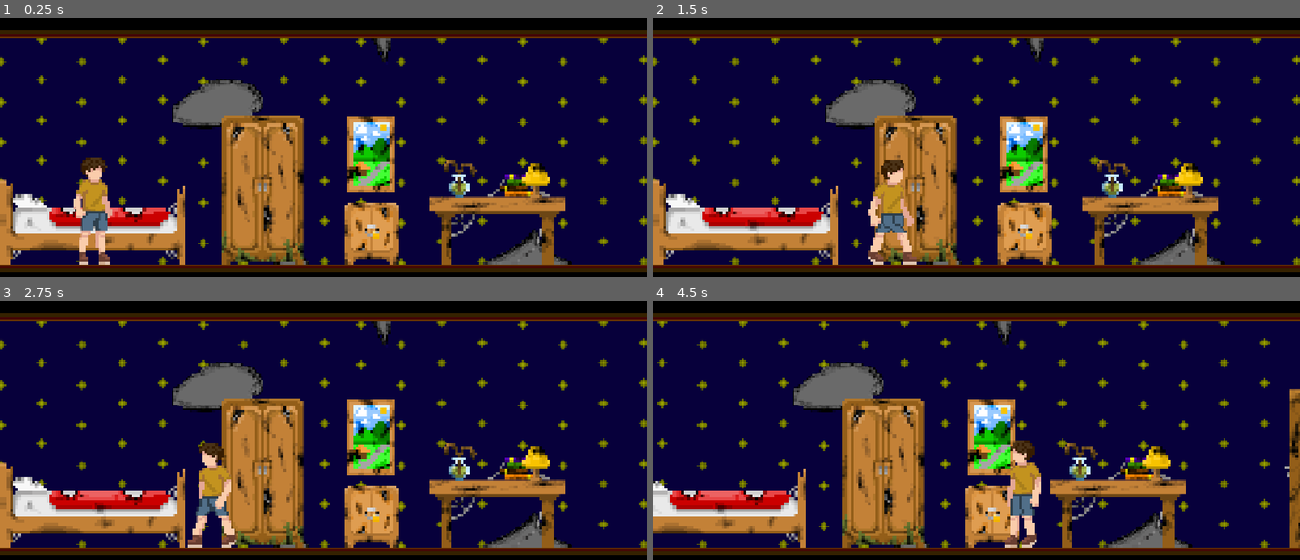
Above: before the commit, frames 1-4 (two rows, left to right).
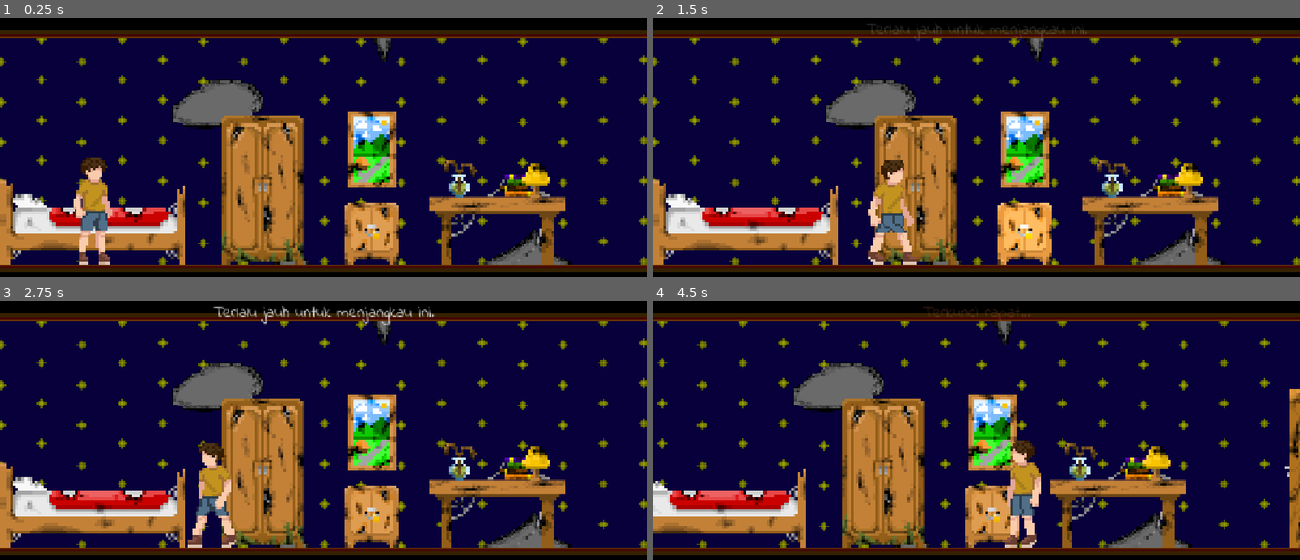
Above: after the commit, the same moments.

Repository: pandegedeanta/gimjam
Game: Godot game, scene res://scenes/area/bedroom.tscn
Same seed, same stepped clock (60 frames per second), same inputs: the game is played once before the commit and once after it.
Inputs (mouse positions are in pixels of both pictures, inside the frame that each line leads up to):
- Up to frame 1 (0.25 s): no input
- Up to frame 2 (1.5 s): tap Enter at 0.5 s; move the mouse to (1021, 155) at 0.52 s; hold Right (ui_right) from 0.53 s (still down); click (1021, 155) at 0.67 s; move the mouse to (1021, 232) at 1.27 s; click (1021, 232) at 1.42 s
- Up to frame 3 (2.75 s): move the mouse to (388, 365) at 2.02 s; release Right (ui_right) at 2.03 s; hold Left (ui_left) from 2.03 s (still down); click (388, 365) at 2.17 s
- Up to frame 4 (4.5 s): move the mouse to (944, 515) at 2.77 s; release Left (ui_left) at 2.78 s; hold Right (ui_right) 2.78-4.28 s; click (944, 515) at 2.92 s; move the mouse to (1170, 497) at 3.52 s; click (1170, 497) at 3.67 s; move the mouse to (1293, 469) at 4.27 s; hold Left (ui_left) from 4.28 s (still down); click (1293, 469) at 4.42 s

The runs differ from the first frame. In frame 1, 1.8% of the frame differs, in the area x 53-62%, y 36-68%; in frame 2, 3.7%, in the area x 33-67%, y 2-96%; in frame 3, 2.4%; in frame 4, 2.6%.

Commit message:
fix scenes bedroom
scenes bedroom sudah selesai, tinggal menambahkan beberapa interior yang diperlukan untuk dekorasi. selain itu juga memerlukan pengecekan terhadap beberapa bug bug kecil yang mungkin mengganggu jalannya permainan

Diff:
--- a/scenes/area/bedroom.tscn
+++ b/scenes/area/bedroom.tscn
@@ -7,6 +7,7 @@
 [ext_resource type="Script" uid="uid://bg4k8eccc8ppt" path="res://scripts/door.gd" id="4_a8uiq"]
 [ext_resource type="Script" uid="uid://dc8l7fgcxixjd" path="res://scripts/interactable_object.gd" id="5_lauwj"]
 [ext_resource type="Script" uid="uid://bq0op0ose0c4l" path="res://scripts/ui.gd" id="6_a8uiq"]
+[ext_resource type="FontFile" uid="uid://copw1ojxa4anc" path="res://assets/fonts/IndieFlower-Regular.ttf" id="8_genkd"]
 
 [sub_resource type="RectangleShape2D" id="RectangleShape2D_yqjtg"]
 size = Vector2(2922, 8)
@@ -26,6 +27,10 @@
 [sub_resource type="AtlasTexture" id="AtlasTexture_lauwj"]
 atlas = ExtResource("3_uxcuu")
 region = Rect2(1024, 3076, 1024, 1024)
+
+[sub_resource type="AtlasTexture" id="AtlasTexture_genkd"]
+atlas = ExtResource("3_uxcuu")
+region = Rect2(0, 4096, 1024, 1024)
 
 [node name="Bedroom" type="Node2D"]
 
@@ -108,44 +113,43 @@
 
 [node name="Interactables" type="Node2D" parent="."]
 
-[node name="Door" type="Area2D" parent="Interactables" node_paths=PackedStringArray("sprite", "laci")]
+[node name="Door" type="Area2D" parent="Interactables" node_paths=PackedStringArray("ui_node", "sprite")]
+position = Vector2(690, 48)
 scale = Vector2(0.34999996, 0.34999996)
 script = ExtResource("4_a8uiq")
+ui_node = NodePath("../../UI")
 sprite = NodePath("Sprite2D")
-laci = NodePath("../Drawer")
-koordinat_tutup = Rect2(2048, 2048, 1024, 1024)
 koordinat_buka = Rect2(3072, 2048, 1024, 1024)
 
 [node name="Sprite2D" type="Sprite2D" parent="Interactables/Door"]
-position = Vector2(1969.1436, 137.71423)
 texture = ExtResource("3_uxcuu")
 region_enabled = true
 region_rect = Rect2(2048, 2048, 1024, 1024)
 
 [node name="CollisionShape2D" type="CollisionShape2D" parent="Interactables/Door"]
-position = Vector2(1984.8572, 137.7142)
+position = Vector2(17.142944, 0)
 scale = Vector2(19.999994, 19.999994)
 shape = SubResource("RectangleShape2D_fxsp2")
 
 [node name="Painting" type="Area2D" parent="Interactables" node_paths=PackedStringArray("ui_node", "sprite")]
-position = Vector2(91, 144)
+position = Vector2(91, -48)
 scale = Vector2(0.35, 0.35)
 script = ExtResource("5_lauwj")
 ui_node = NodePath("../../UI")
 sprite = NodePath("Sprite2D")
-overlay_rect = Rect2(1024, 3072, 1024, 1024)
 region_closed = Rect2(0, 3072, 1024, 1024)
 region_open_full = Rect2(4096, 2048, 1024, 1024)
 region_open_empty = Rect2(5120, 2048, 1024, 1024)
+overlay_rect = Rect2(1024, 3072, 1024, 1024)
 
 [node name="Sprite2D" type="Sprite2D" parent="Interactables/Painting"]
-position = Vector2(17.142975, -445.7141)
+position = Vector2(19.999985, 77.14285)
 texture = ExtResource("3_uxcuu")
 region_enabled = true
 region_rect = Rect2(0, 3072, 1024, 1024)
 
 [node name="CollisionShape2D" type="CollisionShape2D" parent="Interactables/Painting"]
-position = Vector2(8.571472, -454.28558)
+position = Vector2(14.285714, 68.57141)
 scale = Vector2(19.999994, 19.999994)
 shape = SubResource("RectangleShape2D_a8uiq")
 
@@ -190,6 +194,8 @@
 [node name="UI" type="CanvasLayer" parent="."]
 process_mode = 3
 script = ExtResource("6_a8uiq")
+region_tutup = Rect2(0, 4096, 1024, 1024)
+region_buka = Rect2(1024, 4096, 1024, 1024)
 
 [node name="Dimmer" type="ColorRect" parent="UI"]
 anchors_preset = 15
@@ -197,80 +203,156 @@
 anchor_bottom = 1.0
 grow_horizontal = 2
 grow_vertical = 2
-mouse_filter = 2
 color = Color(0, 0, 0, 0.6)
 
-[node name="ItemDisplay" type="TextureRect" parent="UI"]
+[node name="Layer_Overlay" type="Control" parent="UI"]
+layout_mode = 3
+anchors_preset = 15
+anchor_right = 1.0
+anchor_bottom = 1.0
+grow_horizontal = 2
+grow_vertical = 2
+
+[node name="ItemDisplay" type="TextureRect" parent="UI/Layer_Overlay"]
 custom_minimum_size = Vector2(315.8, 315.8)
+layout_mode = 1
 anchors_preset = 8
 anchor_left = 0.5
 anchor_top = 0.5
 anchor_right = 0.5
 anchor_bottom = 0.5
-offset_left = -157.9
-offset_top = -157.9
-offset_right = 157.9
-offset_bottom = 157.9
-grow_horizontal = 2
-grow_vertical = 2
-mouse_filter = 2
+offset_left = -157.90002
+offset_top = -157.90002
+offset_right = 157.90002
+offset_bottom = 157.90002
+grow_horizontal = 2
+grow_vertical = 2
+mouse_filter = 0
 texture = SubResource("AtlasTexture_lauwj")
 expand_mode = 1
 stretch_mode = 5
 
-[node name="CodeInput" type="Control" parent="UI"]
-layout_mode = 3
-anchors_preset = 15
-anchor_right = 1.0
-anchor_bottom = 1.0
-grow_horizontal = 2
-grow_vertical = 2
-
-[node name="Background" type="ColorRect" parent="UI/CodeInput"]
-custom_minimum_size = Vector2(400, 150)
-layout_mode = 1
-anchors_preset = 8
-anchor_left = 0.5
-anchor_top = 0.5
-anchor_right = 0.5
-anchor_bottom = 0.5
-offset_left = -20.0
-offset_top = -20.0
-offset_right = 20.0
-offset_bottom = 20.0
-grow_horizontal = 2
-grow_vertical = 2
-color = Color(0.15127608, 0.15127608, 0.15127608, 1)
-
-[node name="LineEdit" type="LineEdit" parent="UI/CodeInput/Background"]
+[node name="CodeInput" type="Control" parent="UI/Layer_Overlay"]
 layout_mode = 1
 anchors_preset = 15
 anchor_right = 1.0
 anchor_bottom = 1.0
 grow_horizontal = 2
 grow_vertical = 2
-theme_override_colors/font_color = Color(1, 1, 1, 1)
-theme_override_font_sizes/font_size = 100
-placeholder_text = "####"
+
+[node name="TextureRect" type="TextureRect" parent="UI/Layer_Overlay/CodeInput"]
+layout_mode = 1
+anchors_preset = 8
+anchor_left = 0.5
+anchor_top = 0.5
+anchor_right = 0.5
+anchor_bottom = 0.5
+offset_left = -157.90002
+offset_top = -157.90002
+offset_right = 157.90002
+offset_bottom = 157.90002
+grow_horizontal = 2
+grow_vertical = 2
+texture = SubResource("AtlasTexture_genkd")
+expand_mode = 1
+stretch_mode = 5
+
+[node name="HBoxContainer" type="HBoxContainer" parent="UI/Layer_Overlay/CodeInput/TextureRect"]
+layout_mode = 1
+anchors_preset = 8
+anchor_left = 0.5
+anchor_top = 0.5
+anchor_right = 0.5
+anchor_bottom = 0.5
+offset_left = -96.00003
+offset_top = -5.899994
+offset_right = 95.99997
+offset_bottom = 58.100006
+grow_horizontal = 2
+grow_vertical = 2
+theme_override_constants/separation = 13
 alignment = 1
-max_length = 4
-
-[node name="EnterButton" type="Button" parent="UI/CodeInput/Background"]
-layout_mode = 1
+
+[node name="LineEdit1" type="LineEdit" parent="UI/Layer_Overlay/CodeInput/TextureRect/HBoxContainer"]
+layout_mode = 2
+theme_override_fonts/font = ExtResource("8_genkd")
+theme_override_font_sizes/font_size = 10
+max_length = 1
+
+[node name="LineEdit2" type="LineEdit" parent="UI/Layer_Overlay/CodeInput/TextureRect/HBoxContainer"]
+layout_mode = 2
+theme_override_fonts/font = ExtResource("8_genkd")
+theme_override_font_sizes/font_size = 10
+max_length = 1
+
+[node name="LineEdit3" type="LineEdit" parent="UI/Layer_Overlay/CodeInput/TextureRect/HBoxContainer"]
+layout_mode = 2
+theme_override_fonts/font = ExtResource("8_genkd")
+theme_override_font_sizes/font_size = 10
+max_length = 1
+
+[node name="LineEdit4" type="LineEdit" parent="UI/Layer_Overlay/CodeInput/TextureRect/HBoxContainer"]
+layout_mode = 2
+theme_override_fonts/font = ExtResource("8_genkd")
+theme_override_font_sizes/font_size = 10
+max_length = 1
+
+[node name="StaticHint" type="Label" parent="UI"]
 anchors_preset = 7
 anchor_left = 0.5
 anchor_top = 1.0
 anchor_right = 0.5
 anchor_bottom = 1.0
-offset_left = -29.0
-offset_top = -31.0
-offset_right = 29.0
+offset_left = -96.0
+offset_top = -128.0
+offset_right = 103.0
+offset_bottom = -80.0
 grow_horizontal = 2
 grow_vertical = 0
-theme_override_font_sizes/font_size = 40
-text = "ENTER"
+theme_override_fonts/font = ExtResource("8_genkd")
+theme_override_font_sizes/font_size = 32
+text = "Klik untuk lanjut"
+
+[node name="GameMessage" type="Label" parent="UI"]
+modulate = Color(1, 1, 1, 0)
+anchors_preset = 5
+anchor_left = 0.5
+anchor_right = 0.5
+offset_left = -20.0
+offset_top = 75.0
+offset_right = 20.0
+offset_bottom = 123.0
+grow_horizontal = 2
+theme_override_fonts/font = ExtResource("8_genkd")
+theme_override_font_sizes/font_size = 32
+horizontal_alignment = 1
+
+[node name="InventoryBar" type="HBoxContainer" parent="UI"]
+anchors_preset = 7
+anchor_left = 0.5
+anchor_top = 1.0
+anchor_right = 0.5
+anchor_bottom = 1.0
+offset_left = -20.0
+offset_top = -61.0
+offset_right = 20.0
+offset_bottom = -21.0
+grow_horizontal = 2
+grow_vertical = 0
+size_flags_horizontal = 4
+size_flags_vertical = 8
+theme_override_constants/separation = 10
+alignment = 1
+
+[node name="ScreenFade" type="ColorRect" parent="UI"]
+self_modulate = Color(1, 1, 1, 0)
+anchors_preset = 15
+anchor_right = 1.0
+anchor_bottom = 1.0
+grow_horizontal = 2
+grow_vertical = 2
+mouse_filter = 2
+color = Color(0, 0, 0, 1)
 
 [connection signal="gui_input" from="UI/Dimmer" to="UI" method="_on_dimmer_gui_input"]
-[connection signal="gui_input" from="UI/ItemDisplay" to="UI" method="_on_item_display_gui_input"]
-[connection signal="text_submitted" from="UI/CodeInput/Background/LineEdit" to="UI" method="_on_enter_pressed"]
-[connection signal="pressed" from="UI/CodeInput/Background/EnterButton" to="UI" method="_on_enter_pressed"]
+[connection signal="gui_input" from="UI/Layer_Overlay/ItemDisplay" to="UI" method="_on_item_display_gui_input"]
--- /dev/null
+++ b/scenes/area/hall.tscn
@@ -0,0 +1,14 @@
+[gd_scene format=3 uid="uid://jy82l7mg8hxm"]
+
+[node name="Hall" type="Node2D"]
+
+[node name="Camera2D" type="Camera2D" parent="."]
+
+[node name="CanvasLayer" type="CanvasLayer" parent="."]
+
+[node name="ColorRect" type="ColorRect" parent="CanvasLayer"]
+anchors_preset = 15
+anchor_right = 1.0
+anchor_bottom = 1.0
+grow_horizontal = 2
+grow_vertical = 2
--- a/scripts/door.gd
+++ b/scripts/door.gd
@@ -1,35 +1,73 @@
 extends Area2D
 
+@export var ui_node: CanvasLayer
 @export var sprite: Sprite2D
-@export var laci: Area2D # Nanti tarik node Drawer ke sini
-@export var dist_klik: float = 150.0
+@export var koordinat_buka: Rect2
+# PASTIKAN PATH INI SESUAI DENGAN FOLDER KAMU (Gunakan klik kanan -> Copy Path pada file hall.tscn)
+@export var next_scene_path: String = "res://scenes/area/hall.tscn"
 
-# Koordinat gambar pintu (isi di Inspector)
-@export var koordinat_tutup: Rect2
-@export var koordinat_buka: Rect2
+var is_open: bool = false
+var transitioning: bool = false
 
-var sudah_terbuka = false
+func _ready():
+	body_entered.connect(_on_body_entered)
+	mouse_entered.connect(_on_mouse_entered)
+	mouse_exited.connect(_on_mouse_exited)
+
+func _on_mouse_entered():
+	if not is_open:
+		sprite.modulate = Color(1.2, 1.2, 1.2)
+		Input.set_default_cursor_shape(Input.CURSOR_POINTING_HAND)
+
+func _on_mouse_exited():
+	sprite.modulate = Color(1, 1, 1)
+	Input.set_default_cursor_shape(Input.CURSOR_ARROW)
 
 func _input_event(_viewport, event, _shape_idx):
-	if event is InputEventMouseButton and event.pressed:
-		var player = get_tree().current_scene.find_child("Player", true, false)
+	if event is InputEventMouseButton and event.pressed and event.button_index == MOUSE_BUTTON_LEFT:
+		eksekusi_pintu()
 
-		if player:
-			# Hitung jarak asli antara badan player dan pintu
-			var jarak = abs(global_position.x - player.global_position.x)
+func eksekusi_pintu():
+	if "Kunci Kamar" in ui_node.inventory_items:
+		is_open = true
+		ui_node.show_message("Pintu Terbuka!", Color.AQUAMARINE)
+		sprite.region_rect = koordinat_buka
+		ui_node.remove_from_inventory("Kunci Kamar")
+	else:
+		ui_node.show_message("Terkunci rapat...", Color.CORAL)
 
-			if jarak <= dist_klik:
-				buka_pintu()
-			else:
-				print("Kejauhan! Jarakmu: ", jarak)
+func _on_body_entered(body):
+	# Pemicu transisi saat menyentuh pintu yang terbuka
+	if is_open and body.name == "Player" and not transitioning:
+		mulai_transisi(body)
 
-func buka_pintu():
-	if sudah_terbuka: return
+func mulai_transisi(player):
+	transitioning = true
+	player.is_transitioning = true
 
-	# Tanya ke laci: "Kuncinya sudah diambil?"
-	if laci and laci.item_taken == true:
-		print("Pintu Terbuka!")
-		sudah_terbuka = true
-		sprite.region_rect = koordinat_buka
-	else:
-		print("Gak bisa buka, kuncinya belum diambil di laci!")
+	# Matikan tabrakan tembok
+	player.set_collision_layer_value(1, false)
+	player.set_collision_mask_value(1, false)
+
+	if player.anim:
+		player.anim.play("walk")
+
+	var fade_rect = ui_node.get_node("ScreenFade")
+	# PENTING: Pastikan ScreenFade awalnya Z-Index-nya paling depan
+	fade_rect.show()
+
+	var tween = create_tween().set_parallel(true)
+	tween.tween_property(player, "global_position:x", player.global_position.x + 400, 2.0)
+	tween.tween_property(fade_rect, "self_modulate:a", 1.0, 1.5).set_delay(0.5)
+
+	# Chain callback untuk eksekusi setelah tween selesai
+	tween.chain().tween_callback(func():
+		print("Mencoba pindah ke: ", next_scene_path)
+		var err = get_tree().change_scene_to_file(next_scene_path)
+		if err != OK:
+			print("GAGAL PINDAH! Error Code: ", err)
+			# Jika gagal, kembalikan layar agar tidak terjebak hitam
+			fade_rect.self_modulate.a = 0
+			transitioning = false
+			player.is_transitioning = false
+	)
--- a/scripts/interactable_object.gd
+++ b/scripts/interactable_object.gd
@@ -1,58 +1,52 @@
-class_name InteractableObject extends Area2D
+extends Area2D
 
-@export_group("References")
 @export var ui_node: CanvasLayer
 @export var sprite: Sprite2D
-
-@export_group("Overlay Settings")
-@export var overlay_rect: Rect2
-
-@export_group("Lock Settings")
 @export var is_locked: bool = false
 @export var correct_code: String = "1234"
+@export var interaction_dist: float = 128.0
 
-@export_group("Sprite Regions")
+@export_group("Regions")
 @export var region_closed: Rect2
 @export var region_open_full: Rect2
 @export var region_open_empty: Rect2
-
-@export var interaction_dist: float = 150.0
+@export var overlay_rect: Rect2
 
 enum State { CLOSED, OPEN_FULL, OPEN_EMPTY }
 var current_state = State.CLOSED
 var item_taken = false
 
 func _ready():
+	mouse_entered.connect(_on_mouse_entered)
+	mouse_exited.connect(_on_mouse_exited)
 	update_visual()
 
+func _on_mouse_entered():
+	sprite.modulate = Color(1.2, 1.2, 1.2)
+	Input.set_default_cursor_shape(Input.CURSOR_POINTING_HAND)
+
+func _on_mouse_exited():
+	sprite.modulate = Color(1, 1, 1)
+	Input.set_default_cursor_shape(Input.CURSOR_ARROW)
+
 func _input_event(_viewport, event, _shape_idx):
-	if event is InputEventMouseButton and event.pressed and event.button_index == MOUSE_BUTTON_LEFT:
+	if event is InputEventMouseButton and event.pressed:
 		var player = get_tree().current_scene.find_child("Player", true, false)
-		var can_interact = true
-
 		if player:
-			var dist_x = abs(global_position.x - player.global_position.x)
-			can_interact = dist_x <= interaction_dist
-
-		if can_interact:
-			handle_click()
-		else:
-			print("Benda: Kamu terlalu jauh untuk menjangkau ini.")
+			var dist = abs(global_position.x - player.global_position.x)
+			if dist <= interaction_dist:
+				handle_click()
+			else:
+				ui_node.show_message("Terlalu jauh untuk menjangkau ini.", Color.LIGHT_GRAY)
 
 func handle_click():
 	if current_state == State.CLOSED:
 		if is_locked:
-			ui_node.show_code_input()
-			# Menunggu sinyal dari UI
-			var input = await ui_node.code_entered
-			print("Laci: Menerima input '", input, "'. Kode benar: '", correct_code, "'")
-
-			if str(input) == str(correct_code):
+			ui_node.show_gembok(correct_code)
+			await ui_node.overlay_closed
+			if ui_node.is_unlocked:
 				is_locked = false
 				current_state = State.OPEN_FULL
-				print("Laci: KODE BENAR!")
-			else:
-				print("Laci: KODE SALAH!")
 		else:
 			current_state = State.OPEN_EMPTY if item_taken else State.OPEN_FULL
 
@@ -62,11 +56,17 @@
 		atlas.region = overlay_rect
 		ui_node.show_item(atlas)
 
+		await ui_node.overlay_closed
+
+		# Logika Deteksi Node "Drawer"
+		var nama_item = "Kertas"
+		if "Drawer" in name or "drawer" in name:
+			nama_item = "Kunci Kamar"
+
+		ui_node.add_to_inventory(nama_item, sprite.texture, overlay_rect)
 		item_taken = true
 		current_state = State.OPEN_EMPTY
-		# Update gambar sebelum await supaya barang langsung hilang di background
-		update_visual()
-		await ui_node.overlay_closed
+		print("DEBUG: " + nama_item + " diambil!")
 
 	elif current_state == State.OPEN_EMPTY:
 		current_state = State.CLOSED
--- a/scripts/player.gd
+++ b/scripts/player.gd
@@ -3,7 +3,12 @@
 @export var speed := 300.0
 @onready var anim := $AnimatedSprite2D
 
+var is_transitioning := false # Saklar untuk mematikan kontrol
+
 func _physics_process(delta: float) -> void:
+	if is_transitioning:
+		return # Berhenti memproses input jika sedang transisi
+
 	if not is_on_floor():
 		velocity += get_gravity() * delta
 
--- a/scripts/ui.gd
+++ b/scripts/ui.gd
@@ -1,53 +1,148 @@
 extends CanvasLayer
 
+signal code_correct
 signal overlay_closed
-signal code_entered(code: String)
 
-# Pastikan Path ini sesuai dengan Scene Tree kamu!
-@onready var item_display = $ItemDisplay
-@onready var code_input = $CodeInput
-@onready var line_edit = $CodeInput/Background/LineEdit
+@onready var game_message = $GameMessage
+@onready var static_hint = $StaticHint
+@onready var dimmer = $Dimmer
+@onready var layer_overlay = $Layer_Overlay
+@onready var texture_rect = $Layer_Overlay/CodeInput/TextureRect
+@onready var hbox = $Layer_Overlay/CodeInput/TextureRect/HBoxContainer
+@onready var item_display = $Layer_Overlay/ItemDisplay
+@onready var inventory_bar = $InventoryBar
+
+@export var region_tutup: Rect2
+@export var region_buka: Rect2
+
+var target_code: String = "1234"
+var is_unlocked: bool = false
+var message_tween: Tween
+var inventory_items = []
 
 func _ready():
-	hide()
-	if code_input: code_input.hide()
-	print("UI System: Ready. Node LineEdit: ", "Ketemu" if line_edit else "HILANG!")
+	# Sembunyikan elemen overlay satu per satu agar CanvasLayer tetap aktif
+	dimmer.hide()
+	layer_overlay.hide()
+	static_hint.modulate.a = 0
+	game_message.modulate.a = 0
+	inventory_bar.show() # Inventory selalu standby
 
-func show_item(texture_to_show: Texture2D):
-	if code_input: code_input.hide()
+	if hbox:
+		for i in range(hbox.get_child_count()):
+			hbox.get_child(i).text_changed.connect(_on_box_text_changed.bind(i))
+
+func show_message(txt: String, color: Color = Color.WHITE):
+	if message_tween:
+		message_tween.kill() # Reset durasi pesan jika diklik berkali-kali
+
+	game_message.text = txt
+	game_message.modulate = color
+	game_message.modulate.a = 0
+
+	message_tween = create_tween()
+	message_tween.tween_property(game_message, "modulate:a", 1.0, 0.3)
+	message_tween.tween_interval(1.5)
+	message_tween.tween_property(game_message, "modulate:a", 0.0, 0.3)
+
+func show_gembok(correct_code: String):
+	get_tree().paused = true
+	target_code = correct_code
+	is_unlocked = false
+	texture_rect.texture.region = region_tutup
+
+	inventory_bar.hide() # Sembunyikan inventory saat fokus puzzle
+	dimmer.show()
+	layer_overlay.show()
+	$Layer_Overlay/CodeInput.show()
+	item_display.hide()
+	static_hint.modulate.a = 0
+
+	for box in hbox.get_children():
+		box.text = ""
+		box.editable = true
+	hbox.get_child(0).grab_focus()
+
+func _on_box_text_changed(new_text: String, index: int):
+	if is_unlocked: return
+	if new_text.length() == 1 and index < 3:
+		hbox.get_child(index + 1).grab_focus()
+
+	var full_code = ""
+	for box in hbox.get_children(): full_code += box.text
+
+	if full_code.length() == 4:
+		if full_code == target_code:
+			is_unlocked = true
+			texture_rect.texture.region = region_buka
+			show_message("Terbuka", Color.GREEN_YELLOW)
+			static_hint.modulate.a = 1.0
+			code_correct.emit()
+		else:
+			show_message("Kode Salah", Color.TOMATO)
+
+func show_item(tex: Texture):
+	inventory_bar.hide() # Sembunyikan inventory saat melihat item besar
+	dimmer.show()
+	layer_overlay.show()
+	$Layer_Overlay/CodeInput.hide()
+	item_display.texture = tex
 	item_display.show()
-	item_display.texture = texture_to_show
-	show()
-
-func show_code_input():
-	get_tree().paused = true # Bekukan Player
-	item_display.hide()
-	if code_input:
-		code_input.show()
-		line_edit.text = ""
-		line_edit.grab_focus()
-	show()
-	print("UI System: Panel Kode Terbuka")
+	static_hint.modulate.a = 1.0
 
 func _input(event):
-	if not visible or (code_input and code_input.visible): return
+	if not dimmer.visible: return
 
-	if (event is InputEventMouseButton and event.pressed) or (event is InputEventKey and event.pressed):
-		hide()
-		emit_signal("overlay_closed")
+	if event is InputEventMouseButton and event.pressed and event.button_index == MOUSE_BUTTON_LEFT:
+		# Jika gembok terbuka atau melihat item, klik mana saja untuk tutup
+		if is_unlocked or item_display.visible:
+			hide_all()
+			overlay_closed.emit()
 
-# HUBUNGKAN signal 'pressed' dari EnterButton ke sini via Editor (Tab Node)
-func _on_enter_pressed(_extra_arg = ""):
-	var teks = line_edit.text.strip_edges()
-	print("UI System: Mengirim kode ke laci -> ", teks)
+		# KHUSUS SAAT INPUT KODE:
+		# Hanya tutup jika klik di area "Dimmer" (luar kotak gembok)
+		elif $Layer_Overlay/CodeInput.visible:
+			# Jika yang diklik adalah background gelap (Dimmer), maka Batal
+			# Kita gunakan get_viewport().get_mouse_position() untuk cek klik
+			var mouse_pos = get_viewport().get_mouse_position()
+			var code_rect = $Layer_Overlay/CodeInput/TextureRect.get_global_rect()
 
-	# Emit sinyal duluan sebelum tutup agar 'await' di laci terbangun
-	code_entered.emit(teks)
+			if not code_rect.has_point(mouse_pos):
+				hide_all()
+				overlay_closed.emit()
 
-	if code_input: code_input.hide()
-	hide()
+func hide_all():
+	dimmer.hide()
+	layer_overlay.hide()
+	static_hint.modulate.a = 0
+	inventory_bar.show() # Tampilkan kembali inventory
 	get_tree().paused = false
 
+func add_to_inventory(item_name: String, item_tex: Texture, item_region: Rect2):
+	var slot = TextureButton.new()
+	slot.name = item_name
+	slot.custom_minimum_size = Vector2(64, 64)
+	slot.ignore_texture_size = true
+	slot.stretch_mode = TextureButton.STRETCH_KEEP_ASPECT_CENTERED
 
-func _on_enter_button_pressed() -> void:
-	pass # Replace with function body.
+	var atlas = AtlasTexture.new()
+	atlas.atlas = item_tex
+	atlas.region = item_region
+	slot.texture_normal = atlas
+
+	slot.pressed.connect(_on_inventory_slot_pressed.bind(item_name, atlas))
+	inventory_bar.add_child(slot)
+	inventory_items.append(item_name)
+
+func _on_inventory_slot_pressed(item_name: String, tex: Texture):
+	if "Kertas" in item_name:
+		show_item(tex)
+	else:
+		show_message("Ini adalah " + item_name)
+
+func remove_from_inventory(item_name: String):
+	if item_name in inventory_items:
+		var slot = inventory_bar.get_node_or_null(item_name)
+		if slot:
+			slot.queue_free()
+		inventory_items.erase(item_name)
Binary file added: assets/fonts/IndieFlower-Regular.ttf
Not shown, added: assets/fonts/IndieFlower-Regular.ttf.import
Binary file added: assets/fonts/PatrickHand-Regular.ttf
Not shown, added: assets/fonts/PatrickHand-Regular.ttf.import
Not shown: 2 places in scenes/area/bedroom.tscn that only renumber resources
Not shown, added: .editorconfig
Not shown, added: assets/fonts/Indie_Flower.zip
